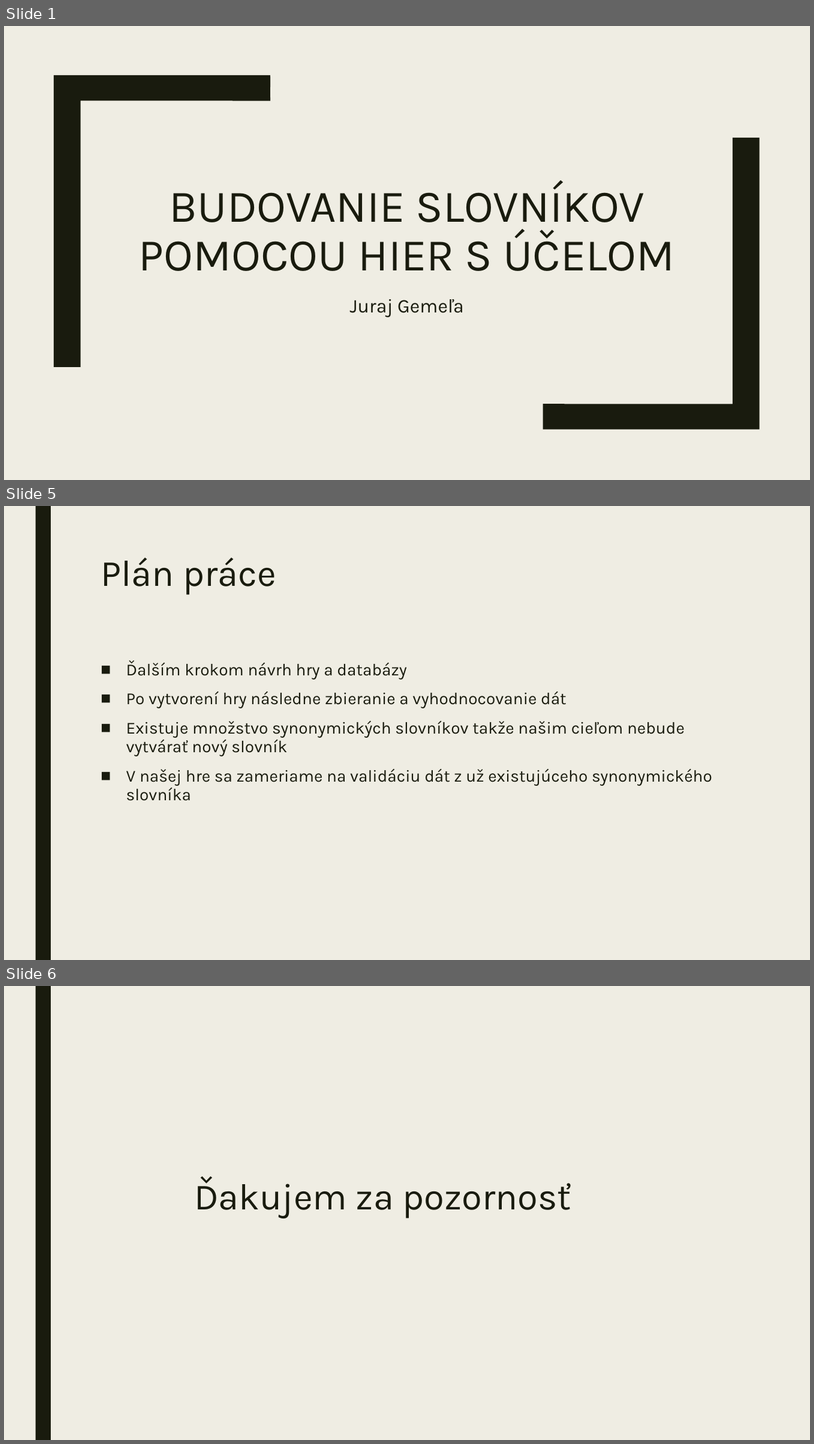
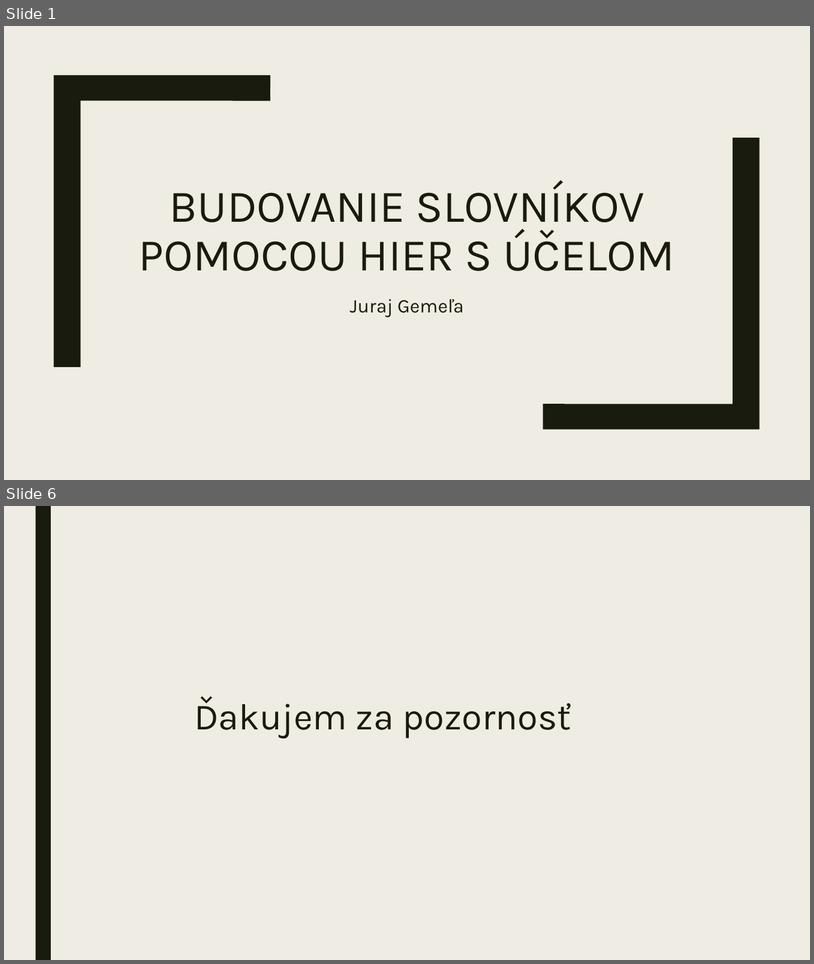
Before and after one commit to xgemelaj/Bakalarka, a slide deck: Práca/Budovanie slovníkov pomocou hier s účelom.pptx. Shown one above the other, each under a label of ours: slides 1, 5 and 6 before the commit, slides 1 and 6 after it; the slides between them are not shown. The pictures are 814x1444 and 814x964 pixels, drawn with LibreOffice and Linux fonts; fonts in the diff are those of the drawing. Boxes give left, top, right and bottom in pixels: in the first picture for what was removed or moved away, otherwise in the second. Text is boxed around its words. In the diff, an @@ line names an element or a change of style, - is before the commit and + after.

```diff
--- a/Práca/Budovanie slovníkov pomocou hier s účelom.pptx
+++ b/Práca/Budovanie slovníkov pomocou hier s účelom.pptx
@@ slide 5 removed at (4,506,810,960), background #EFEDE3; not listed: 1 template element that a slide beside it also shows @@
@@ title removed at (101,558,276,595) @@
-Plán práce
@@ text removed at (126,660,713,801) @@
-■ Ďalším krokom návrh hry a databázy
-■ Po vytvorení hry následne zbieranie a vyhodnocovanie dát
-■ Existuje množstvo synonymických slovníkov takže našim cieľom nebude vytvárať nový slovník
-■ V našej hre sa zameriame na validáciu dát z už existujúceho synonymického slovníka
```
Also in this commit, not shown: 2 slides changed, 2 slides added, 1 other slide removed, 16 other files.
